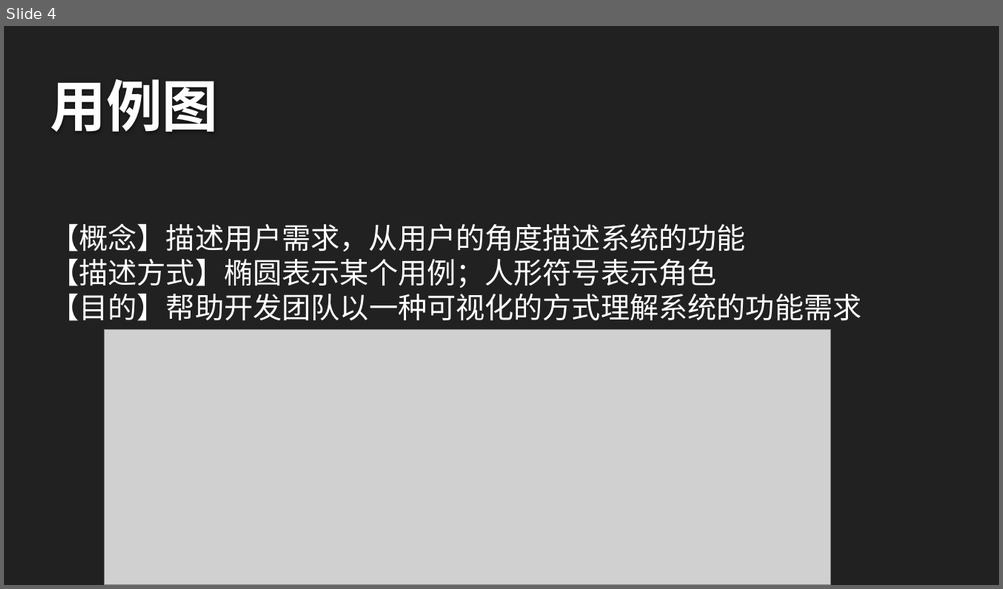
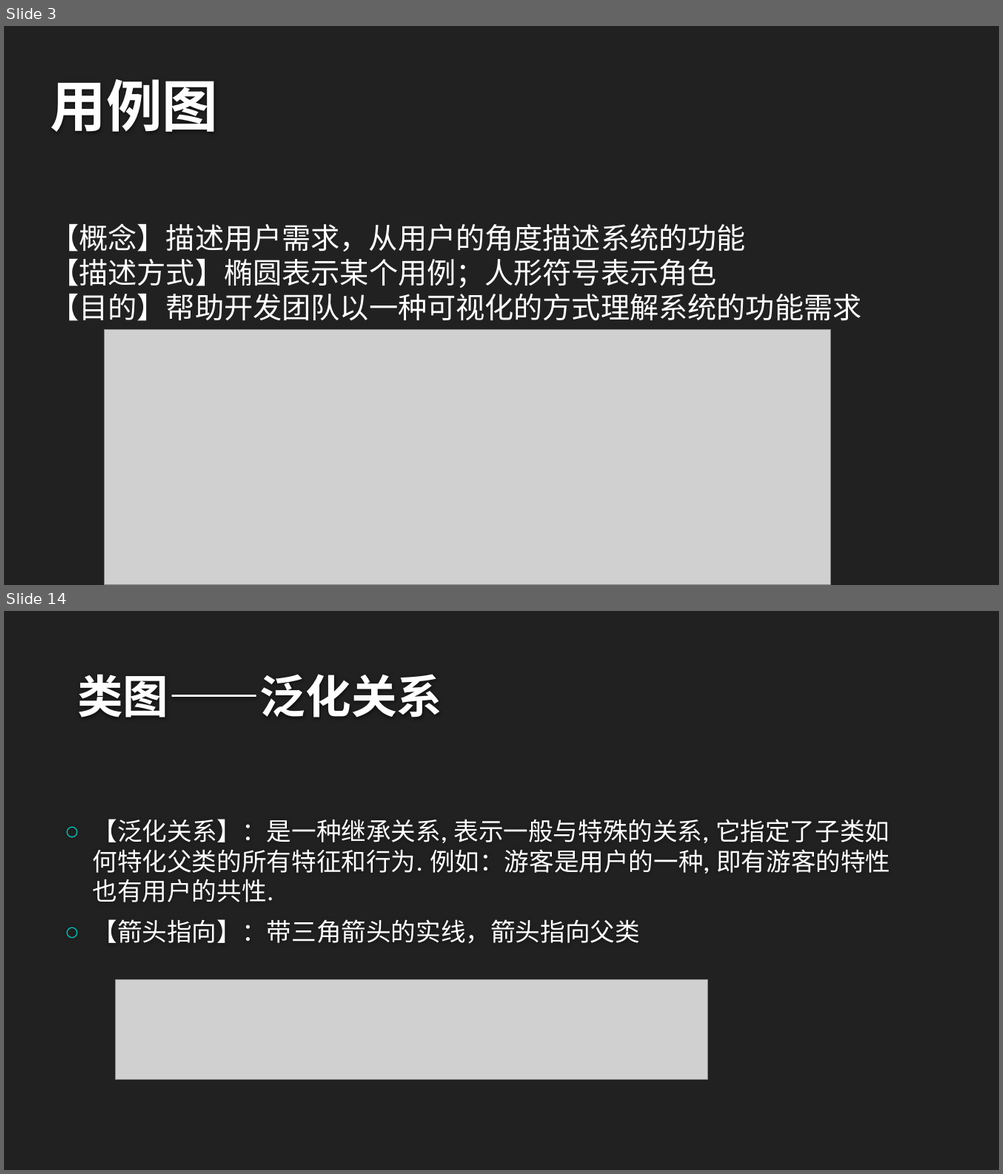
Before and after one commit to twn422/PRD2017, a slide deck: PRD-2017-G24/STW/非受控文件/翻转课堂作业/UML基础1/UML基础Ⅰ.pptx. Shown one above the other, each under a label of ours: slide 4 before the commit, slides 3 and 14 after it; the slides between them are not shown. The pictures are 1003x589 and 1003x1174 pixels, drawn with LibreOffice and Linux fonts; fonts in the diff are those of the drawing; grey boxes stand for pictures; background and template pictures are left out. Boxes give left, top, right and bottom in pixels: in the first picture for what was removed or moved away, otherwise in the second. Text is boxed around its words. In the diff, an @@ line names an element or a change of style, - is before the commit and + after.

```diff
--- a/PRD-2017-G24/STW/非受控文件/翻转课堂作业/UML基础1/UML基础Ⅰ.pptx
+++ b/PRD-2017-G24/STW/非受控文件/翻转课堂作业/UML基础1/UML基础Ⅰ.pptx
@@ slide 14 added at [4, 611, 999, 1170], background #212121 @@
@@ title added at [77, 674, 442, 718], 44 pt, text #FEFEFE, bold @@
+类图——泛化关系
@@ text added at [93, 819, 890, 944], 24 pt, text #FFFFFF @@
+○ 【泛化关系】：是一种继承关系, 表示一般与特殊的关系, 它指定了子类如何特化父类的所有特征和行为. 例如：游客是用户的一种, 即有游客的特性也有用户的共性.
+○ 【箭头指向】：带三角箭头的实线，箭头指向父类
@@ picture added at [115, 980, 708, 1079] @@
@@ what was slide 4 is now slide 3 @@
```
Also in this commit, not shown: 3 slides changed, 18 other slides added, 15 slides removed, 1 other file.
